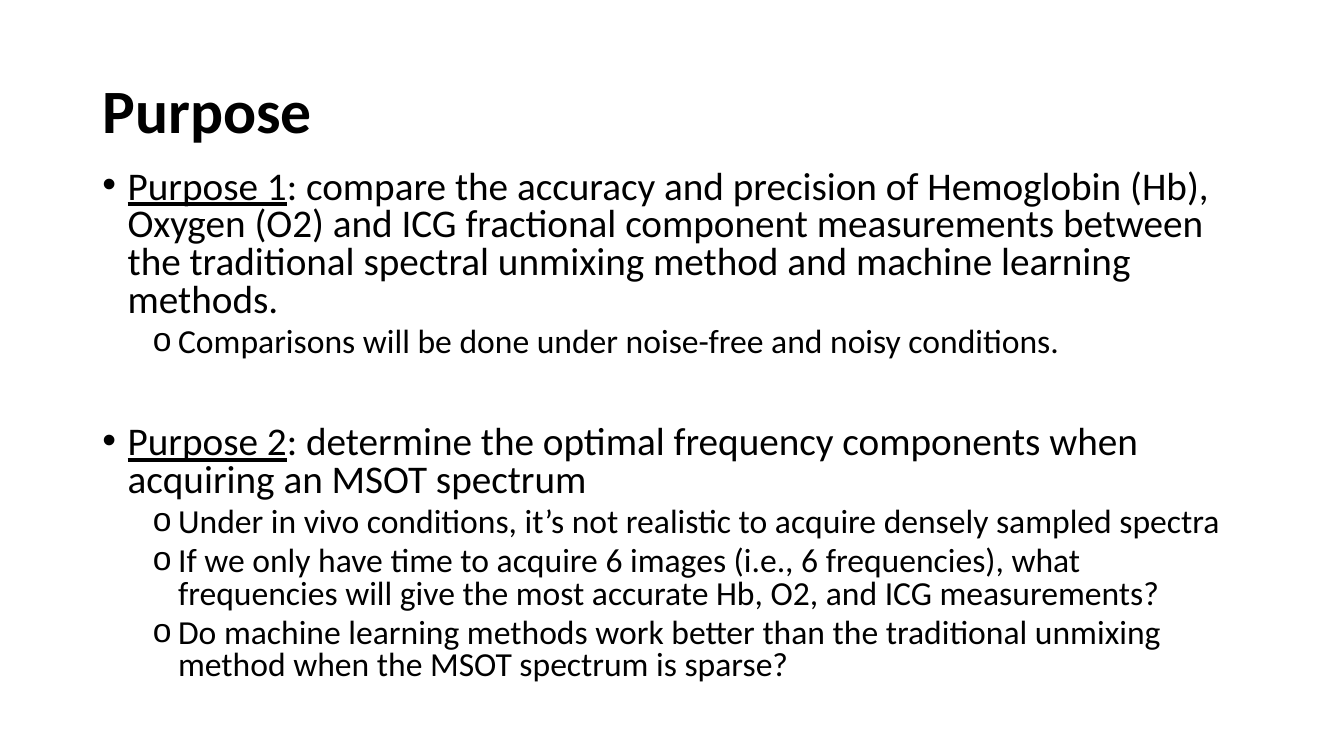
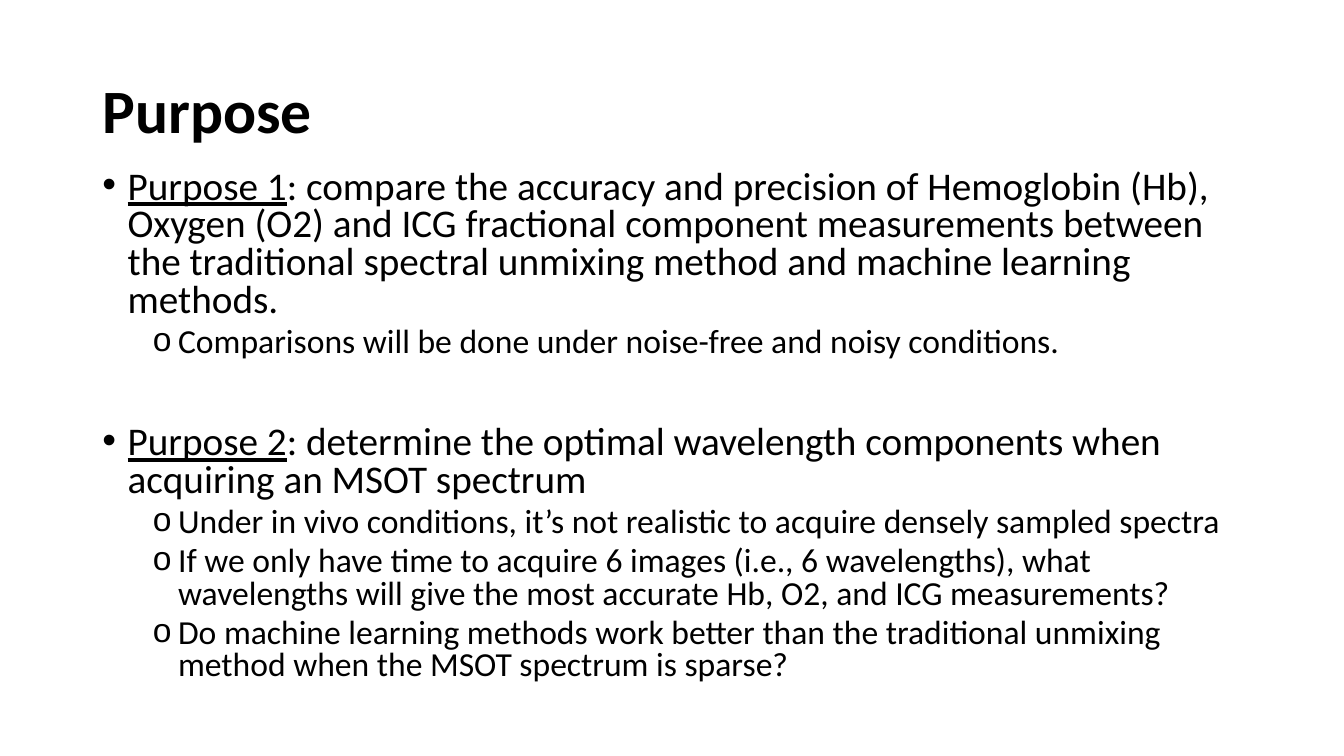
Before and after one commit to kylemjonesislanders/md-anderson, a slide deck: slide 3 of spectral-unmixing/ppt_presentations/midterm_project_report.pptx. Drawn at 1344x756 pixels with LibreOffice and Linux fonts; fonts in the diff are those of the drawing. Boxes give left, top, right and bottom in pixels: in the first picture for what was removed or moved away, otherwise in the second. Text is boxed around its words. In the diff, an @@ line names an element or a change of style, - is before the commit and + after.

```diff
--- a/spectral-unmixing/ppt_presentations/midterm_project_report.pptx
+++ b/spectral-unmixing/ppt_presentations/midterm_project_report.pptx
@@ text at box(128, 427, 1161, 500): text changed @@
-• Purpose 2: determine the optimal frequency components when acquiring an MSOT spectrum
+• Purpose 2: determine the optimal wavelength components when acquiring an MSOT spectrum
@@ text at box(178, 547, 1169, 611): text changed @@
-  o If we only have time to acquire 6 images (i.e., 6 frequencies), what frequencies will give the most accurate Hb, O2, and ICG measurements?
+  o If we only have time to acquire 6 images (i.e., 6 wavelengths), what wavelengths will give the most accurate Hb, O2, and ICG measurements?
```
Also in this commit, not shown: 2 other slides changed, 4 slides added.
